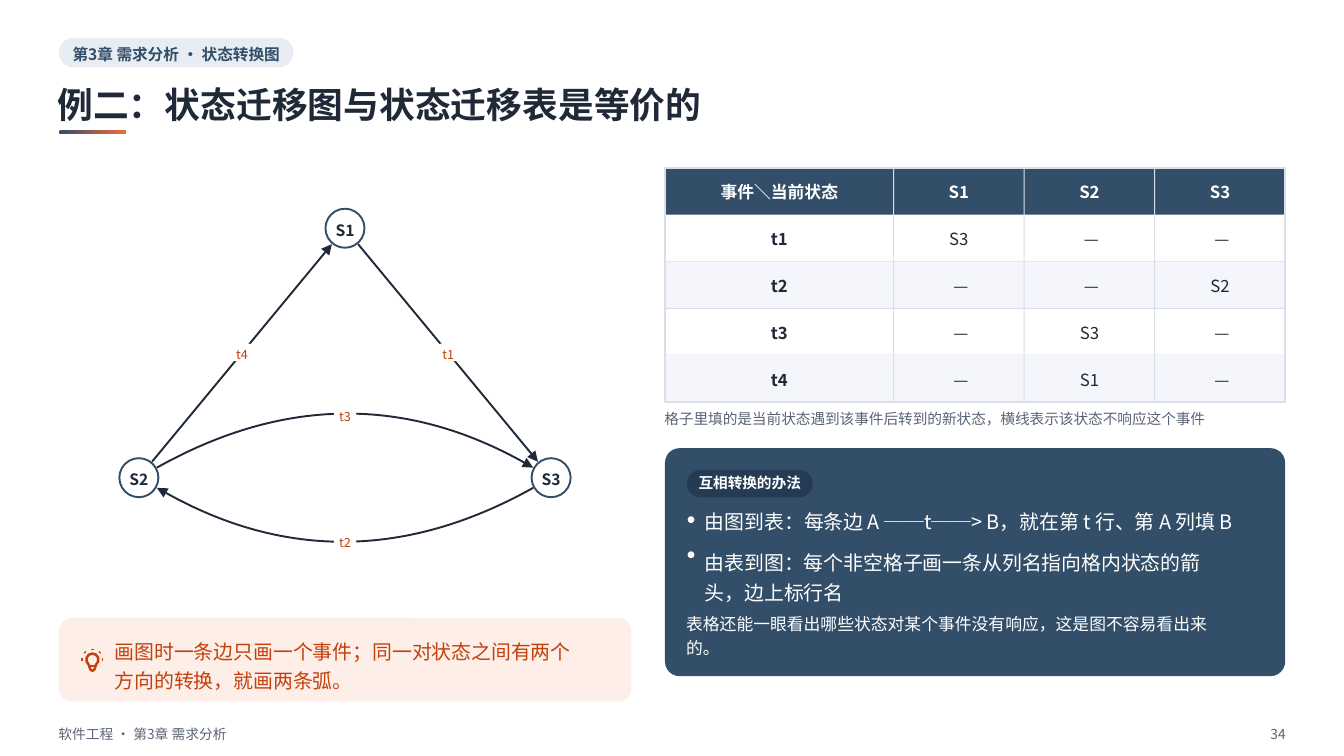
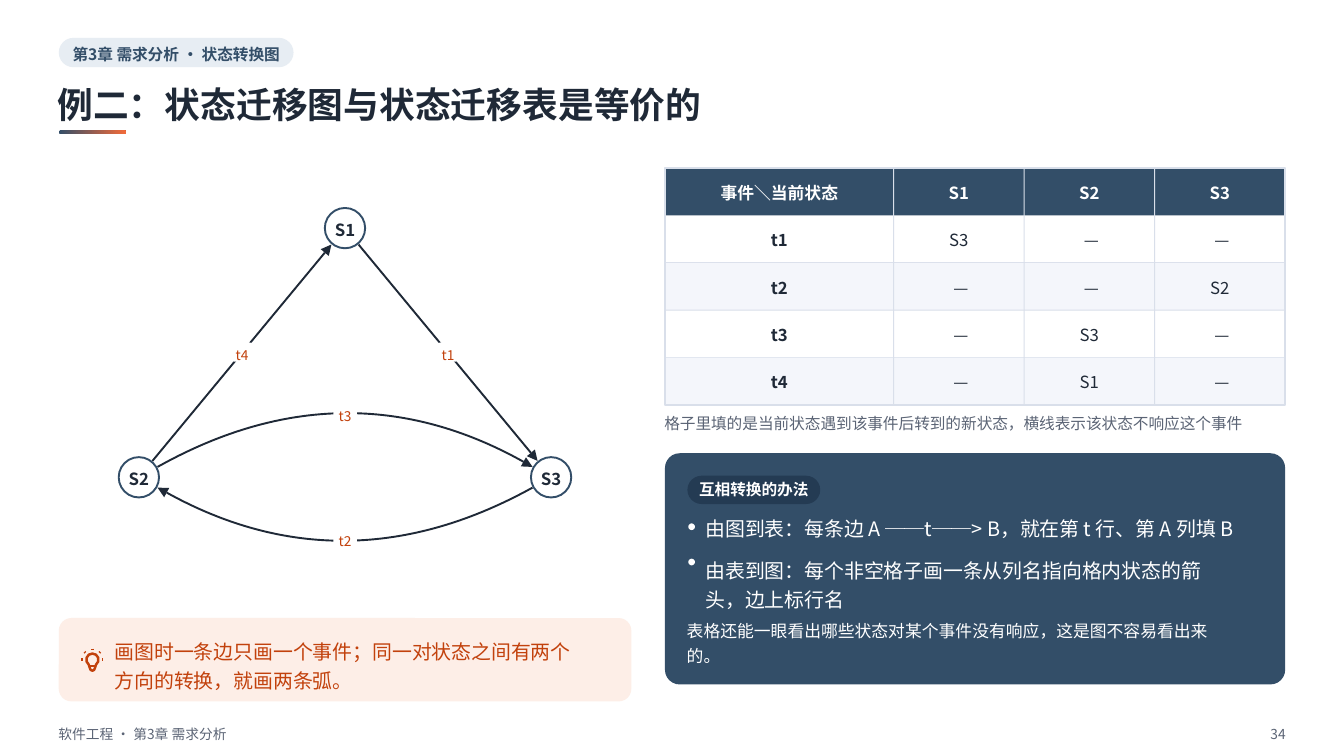
Before and after one commit to sweetcornna/JLU-remake, a slide deck: slide 34 of 大三上/软件工程/重制版PPT/第3章 需求分析（重制版）.pptx. Drawn at 1344x756 pixels with LibreOffice and Linux fonts; fonts in the diff are those of the drawing. Boxes give left, top, right and bottom in pixels: in the first picture for what was removed or moved away, otherwise in the second. Text is boxed around its words. In the diff, an @@ line names an element or a change of style, - is before the commit and + after.

Commit message:
五份讲义版面收尾：软件工程第 3、13 章，回溯法，Cache 性能，支持向量机
补留白的同时改了几处内容。软件工程第 13 章的甘特图按工序重算，源课件把刷漆画成连续一条、22 小时完工，实际要 23 小时，教材后文也这样更正过。第 3 章的可达标识树补上源课件漏画的 t5 分支，ER 图属性符号按教材改为椭圆或圆角矩形。支持向量机第 6 章改掉讲义自己画错的两处：分隔线端点误录，导致一个 C1 点落到了 C2 那侧；坐标轴标号与映射公式矛盾。A、B 两门课的副本一起更新。

```diff
--- a/大三上/软件工程/重制版PPT/第3章 需求分析（重制版）.pptx
+++ b/大三上/软件工程/重制版PPT/第3章 需求分析（重制版）.pptx
@@ size 9 to 9.8 pt in 4 elements at (339, 411, 352, 421), (339, 536, 352, 546), (236, 350, 249, 360), (442, 350, 455, 362) @@
@@ outline redrawn in 4 elements at (166, 488, 532, 559), (152, 253, 325, 462), (359, 245, 531, 454), (157, 395, 523, 467) @@
@@ text "格子里填的是当前状态遇到该事件后转到的新状态，横线表示该状态不响应这个事件" at (664, 416, 1242, 431): size 10.5 to 11.2 pt @@
@@ rounded rectangle: place and size @@
-rounded rectangle at (687, 470, 813, 497)
+rounded rectangle at (688, 476, 821, 504)
@@ text "互相转换的办法" at (699, 481, 808, 497): size 10.5 to 11.2 pt @@
@@ proportions changed in 4 elements at (230, 343, 253, 362), (437, 343, 460, 362), (334, 404, 357, 423), (334, 529, 357, 548) @@
@@ 2 ellipses, 1 text, 1 rectangle, 1 rounded rectangle: place and size @@
-2 ellipses, 1 text, 1 rectangle, 1 rounded rectangle at (665, 355, 1286, 677)
+2 ellipses, 1 text, 1 rectangle, 1 rounded rectangle at (665, 358, 1286, 685)
@@ text "由表到图：每个非空格子画一条从列名指向格内状态的箭 头，边上标行名": place and size @@
-text "由表到图：每个非空格子画一条从列名指向格内状态的箭 头，边上标行名" at (705, 553, 1201, 602)
+text "由表到图：每个非空格子画一条从列名指向格内状态的箭 头，边上标行名" at (705, 561, 1201, 609)
@@ text "表格还能一眼看出哪些状态对某个事件没有响应，这是图不容易看出来 的。": place and size @@
-text "表格还能一眼看出哪些状态对某个事件没有响应，这是图不容易看出来 的。" at (686, 616, 1207, 655)
+text "表格还能一眼看出哪些状态对某个事件没有响应，这是图不容易看出来 的。" at (687, 623, 1208, 663)
```
Also in this commit, not shown: 25 other slides changed, 5 other files.
